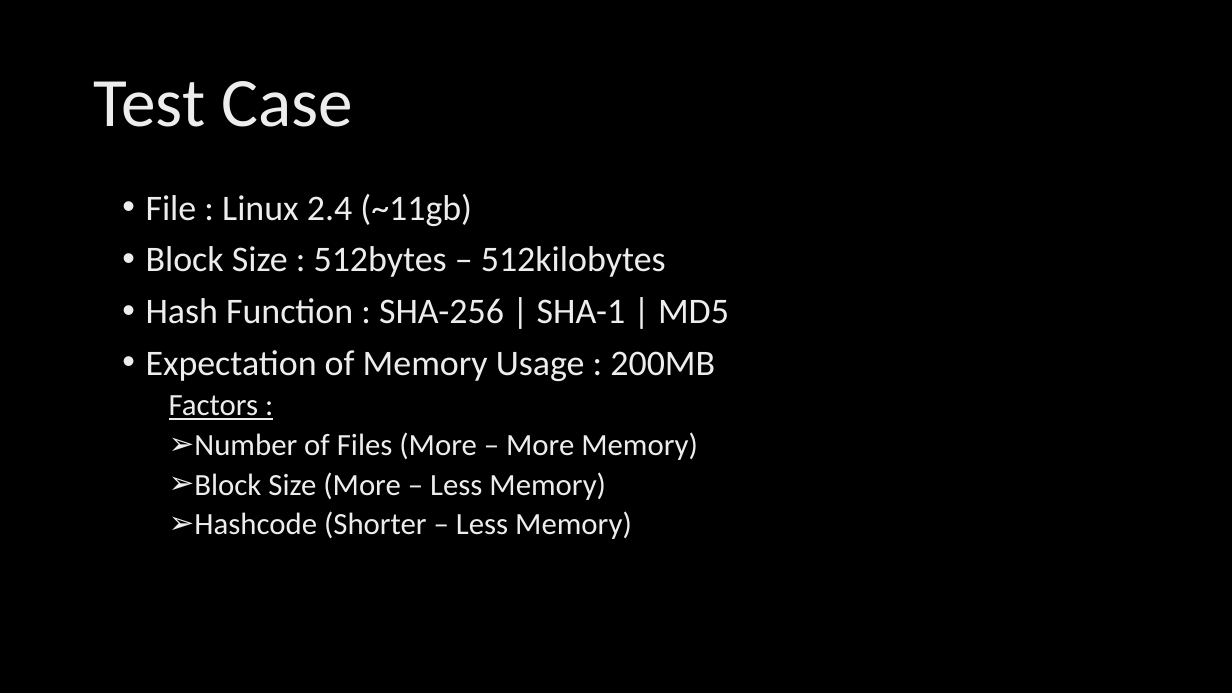
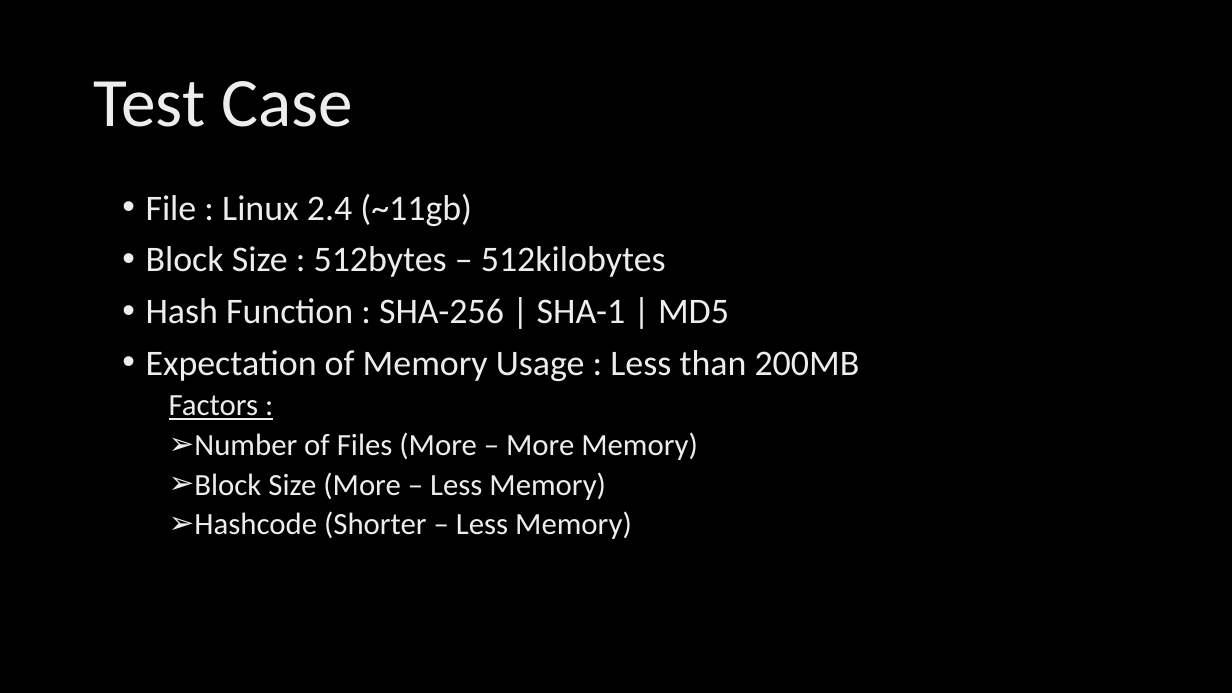
Before and after one commit to parfaire/DaDeDupNew, a slide deck: slide 7 of dd/DaDeDup.pptx. Drawn at 1232x693 pixels with LibreOffice and Linux fonts; fonts in the diff are those of the drawing; background and template pictures are left out. Boxes give left, top, right and bottom in pixels: in the first picture for what was removed or moved away, otherwise in the second. Text is boxed around its words. In the diff, an @@ line names an element or a change of style, - is before the commit and + after.

```diff
--- a/dd/DaDeDup.pptx
+++ b/dd/DaDeDup.pptx
@@ text at [146, 350, 860, 381]: text changed @@
-• Expectation of Memory Usage : 200MB
+• Expectation of Memory Usage : Less than 200MB
```
Also in this commit, not shown: 5 other slides changed, 1 slide added, 1 slide removed, 3 other files.
